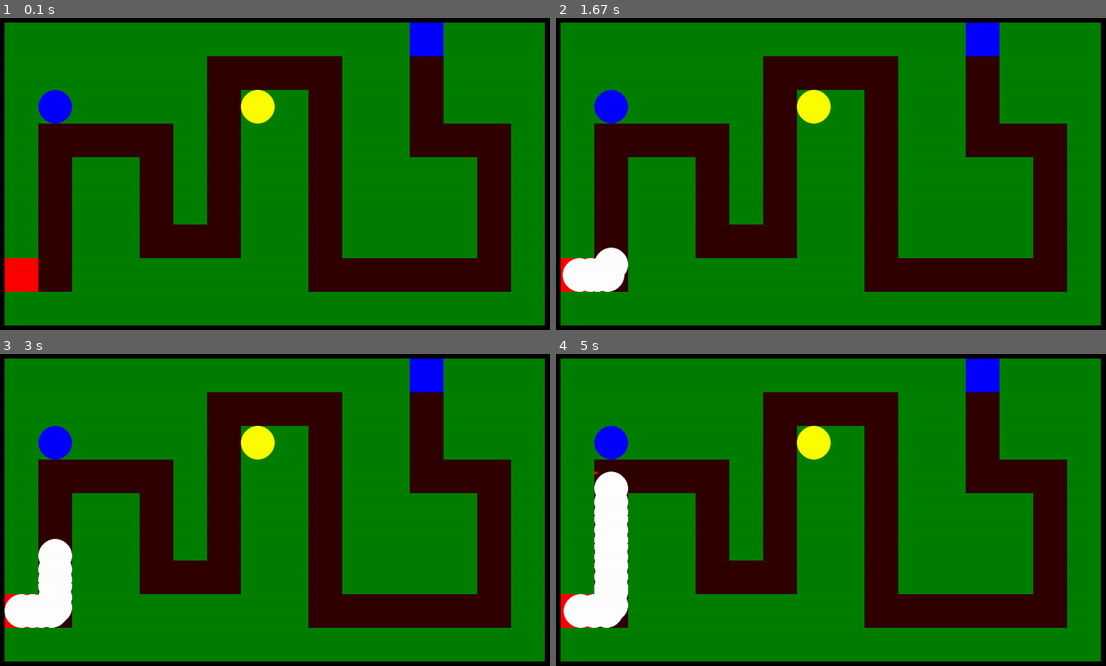
Above: before the commit, frames 1-4 (two rows, left to right).
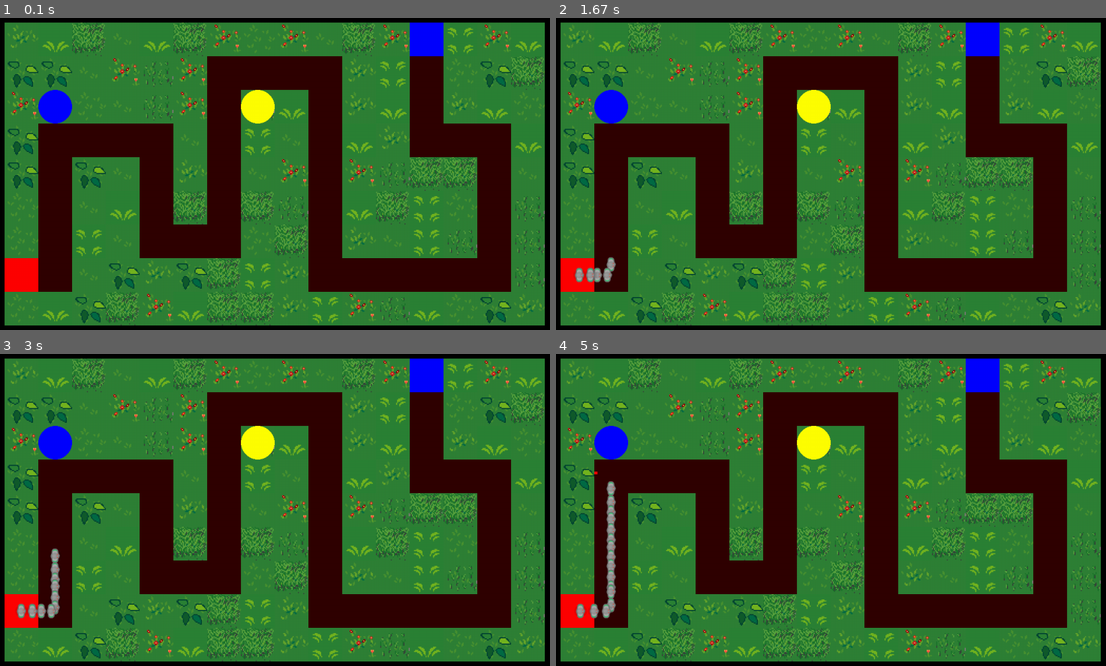
Above: after the commit, the same moments.

Repository: Eric-Guerra-Ribeiro/veik-defense
Game: pygame game, started from main.py
Two runs of this game, one before a commit and one after it. Both use one fixed random seed, a clock stepped at 60 frames per second and the inputs below.
Inputs:
- Up to frame 1 (0.1 s): no input
- Up to frame 2 (1.67 s): tap Space at 0.33, 0.73, 1.03, 1.23, 1.57 s
- Up to frame 3 (3 s): tap Space at 1.87, 2.07, 2.37, 2.63, 2.97 s
- Up to frame 4 (5 s): tap Space at 3.27, 3.4, 3.8, 4.1, 4.47, 4.87 s

The runs differ from the first frame. In frame 1, 67% of the frame differs, in the area x 0-100%, y 1-99%; in frame 2, 68%; in frame 3, 69%; in frame 4, 70%.

Commit message:
Add Sprites
Add sprites and changed sound location

Diff:
--- a/art.py
+++ b/art.py
@@ -1,9 +1,11 @@
+from this import d
 import pygame
+from random import randint
 
 import pygameconstants as pgc
 import enums
 import screenpos
-class Art:
+class Art():
     """
     Class that handles all art assets of the game (visual and sounds).
     """
@@ -14,29 +16,40 @@
         self.unit_imgs = self.make_unit_imgs()
         self.tower_imgs = self.make_tower_imgs()
 
+
     def make_map_surface(self, bf_map):
         """
         Creates a surface with an image corresponding to the map.
         """
+        terrainsprites = []
+        for i in range(pgc.GRASS_SPRITES):
+            terrainsprites.append(pygame.image.load("sprites/terrain/grass{0}.png".format(i)))
         map_img = pygame.Surface((pgc.GRID_SIZE*bf_map.width, (pgc.GRID_SIZE*bf_map.height)))
         terrain_color = {
-            enums.Terrain.ROAD: pgc.ROAD_COLOR, enums.Terrain.ALLY_CAMP: pgc.ALLY_CAMP_COLOR,
-            enums.Terrain.ENEMY_CAMP: pgc.ENEMY_CAMP_COLOR, enums.Terrain.GRASS: pgc.GRASS_COLOR
+            enums.Terrain.ROAD: pgc.ROAD_COLOR,
+            enums.Terrain.ALLY_CAMP: pgc.ALLY_CAMP_COLOR,
+            enums.Terrain.ENEMY_CAMP: pgc.ENEMY_CAMP_COLOR,
         }
         for i in range(bf_map.height):
             for j in range(bf_map.width):
-                pygame.draw.rect(map_img, terrain_color[bf_map.get_terrain((i, j))],
-                                 pygame.Rect(j*pgc.GRID_SIZE, i*pgc.GRID_SIZE,
-                                 pgc.GRID_SIZE, pgc.GRID_SIZE))
+                if bf_map.get_terrain((i, j)) == enums.Terrain.GRASS:
+                    map_img.blit(terrainsprites[randint(0, pgc.GRASS_SPRITES - 1)], (j*pgc.GRID_SIZE, i*pgc.GRID_SIZE))
+                else:
+                  pygame.draw.rect(map_img, terrain_color[bf_map.get_terrain((i, j))],
+                  pygame.Rect(j*pgc.GRID_SIZE, i*pgc.GRID_SIZE,
+                  pgc.GRID_SIZE, pgc.GRID_SIZE))
         return map_img
 
     def make_unit_imgs(self):
         """
         Creates surfaces with an image of each unit type.
         """
-        inf_sur = pygame.Surface((pgc.GRID_SIZE, pgc.GRID_SIZE), pygame.SRCALPHA)
-        pygame.draw.circle(inf_sur, pgc.WHITE, (pgc.GRID_SIZE//2, pgc.GRID_SIZE//2), pgc.GRID_SIZE//2)
-        return {enums.Unit.INFANTRY: inf_sur}
+        enemysprites = pygame.image.load("sprites/enemies/soldier0.png")
+        # inf_sur = pygame.Surface((pgc.GRID_SIZE, pgc.GRID_SIZE), pygame.SRCALPHA)
+        # inf_sur.blit(enemysprites, (pgc.GRID_SIZE//2, pgc.GRID_SIZE//2))
+        #pygame.draw.circle(inf_sur, pgc.WHITE, (pgc.GRID_SIZE//2, pgc.GRID_SIZE//2), pgc.GRID_SIZE//2)
+        # return {enums.Unit.INFANTRY: inf_sur}
+        return {enums.Unit.INFANTRY: enemysprites}
 
     def make_tower_imgs(self):
         """
@@ -75,3 +88,9 @@
                 self.tower_imgs[tower.get_tower_type()], tower_pos
             )
         pygame.display.flip()
+
+def BackgroundMusic():
+    backgroundmusic = pygame.mixer.music.load("sounds/BackgroundMusic_FibradeHeroi.mp3")
+    pygame.mixer.music.set_volume(0.5)
+    pygame.mixer.music.play(-1)
+    return backgroundmusic
--- a/main.py
+++ b/main.py
@@ -14,7 +14,7 @@
     clock = pygame.time.Clock()
     game = gamecontroller.GameController()
     screen = pygame.display.set_mode((pgc.WINDOW_WIDTH, pgc.WINDOW_HEIGHT))
-    bkgmusic = sounds.BackgroundMusic()
+    bkgmusic = art.BackgroundMusic()
     arts = art.Art(screen, game)
      #TODO: Change this
     game.spawn_mgun((2, 1))
--- a/pygameconstants.py
+++ b/pygameconstants.py
@@ -15,6 +15,7 @@
 YELLOW = 255 , 255, 0
 
 ROAD_COLOR = 48, 0, 0
-GRASS_COLOR = 0, 128, 0
+GRASS_SPRITES = 9
+ENEMY_SPRITES = 1
 ALLY_CAMP_COLOR = 0, 0, 255
 ENEMY_CAMP_COLOR = 255, 0, 0
--- a/sounds.py
+++ /dev/null
@@ -1,7 +0,0 @@
-import pygame
-
-def BackgroundMusic():
-    backgroundmusic = pygame.mixer.music.load("sounds/BackgroundMusic_FibradeHeroi.mp3")
-    pygame.mixer.music.set_volume(0.5)
-    pygame.mixer.music.play(-1)
-    return backgroundmusic
--- a/tower.py
+++ b/tower.py
@@ -68,7 +68,7 @@
 
 class Cannon(Tower):
     """
-    Machine gun defense tower
+    Rocket Launcher defense tower
     """
 
     def __init__(self, bf_map, pos):
Binary file added: sprites/enemies/plane0.png
Binary file added: sprites/enemies/plane1.png
Binary file added: sprites/enemies/soldier0.png
Binary file added: sprites/enemies/soldier1.png
Binary file added: sprites/enemies/soldier2.png
Binary file added: sprites/enemies/soldier3.png
Binary file added: sprites/enemies/tank0.png
Binary file added: sprites/enemies/tank1.png
Binary file added: sprites/terrain/grass0.png
Binary file added: sprites/terrain/grass1.png
Binary file added: sprites/terrain/grass2.png
Binary file added: sprites/terrain/grass3.png
(and 5 more such lines)
